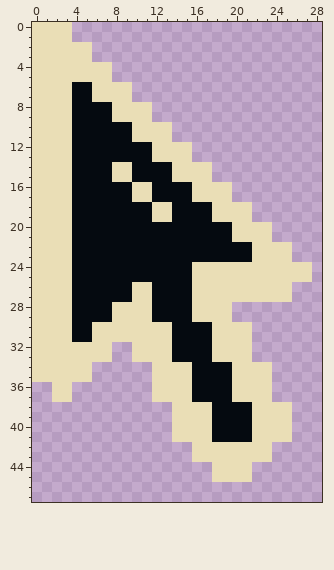
Two versions of one pixel-art sprite, public/assets/cursor_arrow.png. This is how it looked before the edit.
The file is 48x48 pixels. Shown: x 0..28, y 0..47.
Once edited:
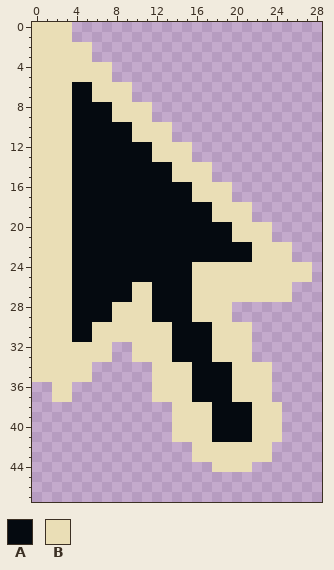
Palette (. is transparent): A #050a10  B #eadeb6
Edits made:
The author changed colour B to colour A in rows 14 to 15 at x 8 to 9; in rows 16 to 17 at x 10 to 11; in rows 18 to 19 at x 12 to 13.
Colour B is removed in rows 38 to 41 at x 25; in row 45 at x 18 to 21.
Changed places in both pictures, as pixel boxes (x1, y1, x2, y2):
changed: (112, 162, 172, 222)
erased: (282, 402, 292, 442)
erased: (212, 472, 252, 482)
